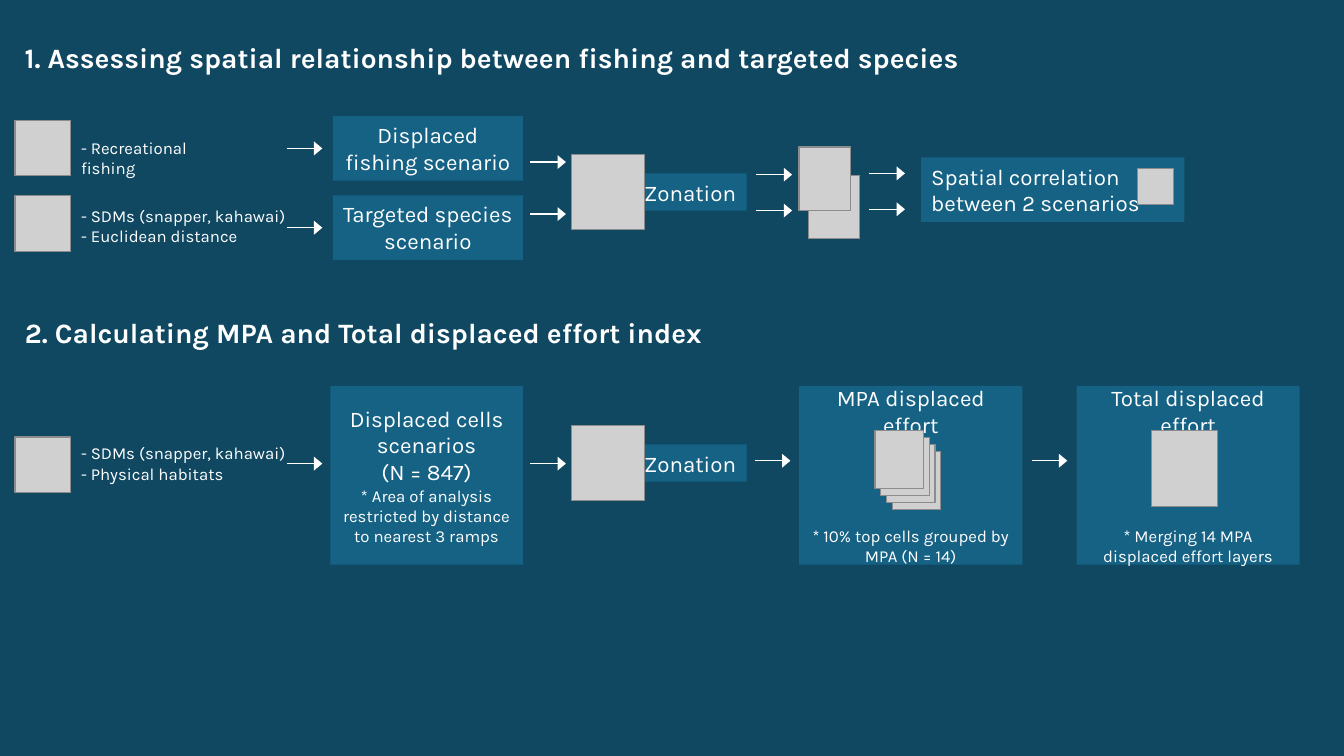
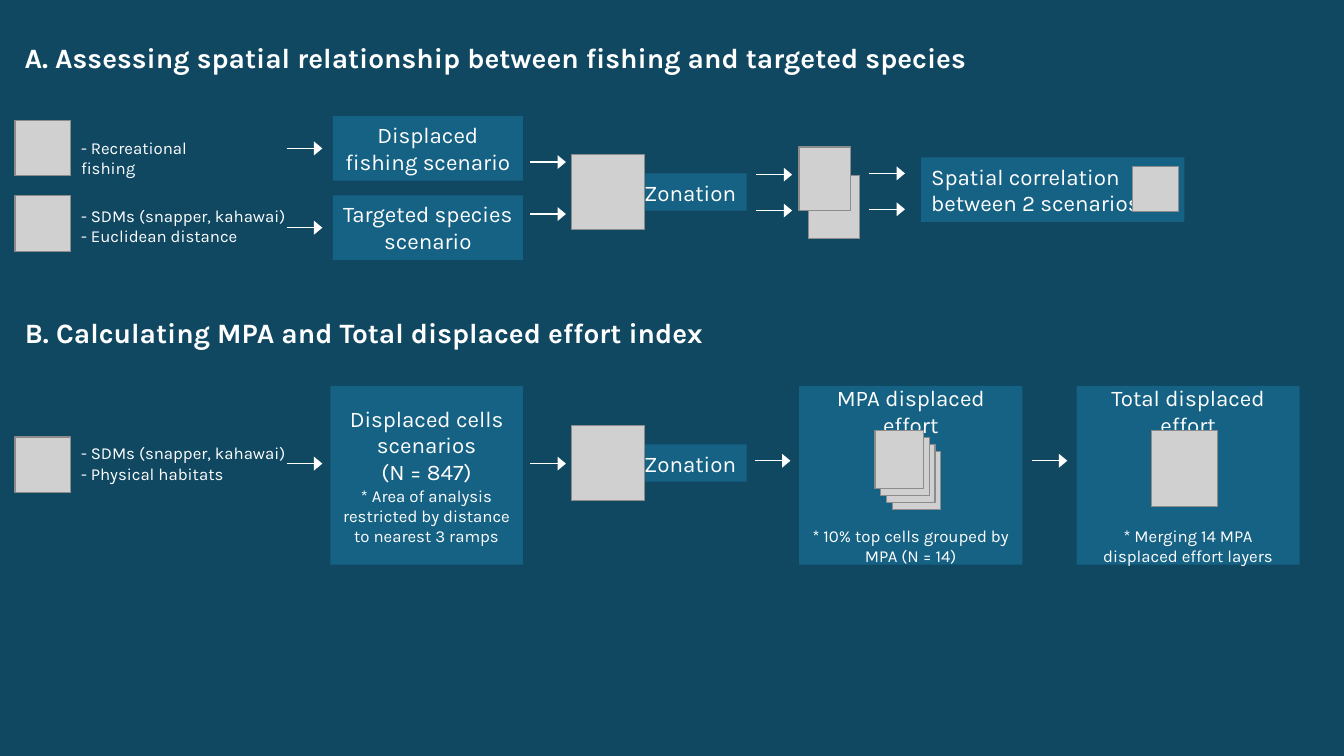
Before and after one commit to jordij/hgmp-rec-fish, a slide deck: slide 1 of figures/Infographic.pptx. Drawn at 1344x756 pixels with LibreOffice and Linux fonts; fonts in the diff are those of the drawing; grey boxes stand for pictures. Boxes give left, top, right and bottom in pixels: in the first picture for what was removed or moved away, otherwise in the second. Text is boxed around its words. In the diff, an @@ line names an element or a change of style, - is before the commit and + after.

Commit message:
Add infographic

```diff
--- a/figures/Infographic.pptx
+++ b/figures/Infographic.pptx
@@ text at (25,48,965,75): text changed @@
-1. Assessing spatial relationship between fishing and targeted species
+A. Assessing spatial relationship between fishing and targeted species
@@ picture: place and size @@
-picture at (1137,168,1174,205)
+picture at (1133,166,1179,212)
@@ text at (25,323,703,350): text changed @@
-2. Calculating MPA and Total displaced effort index
+B. Calculating MPA and Total displaced effort index
```
